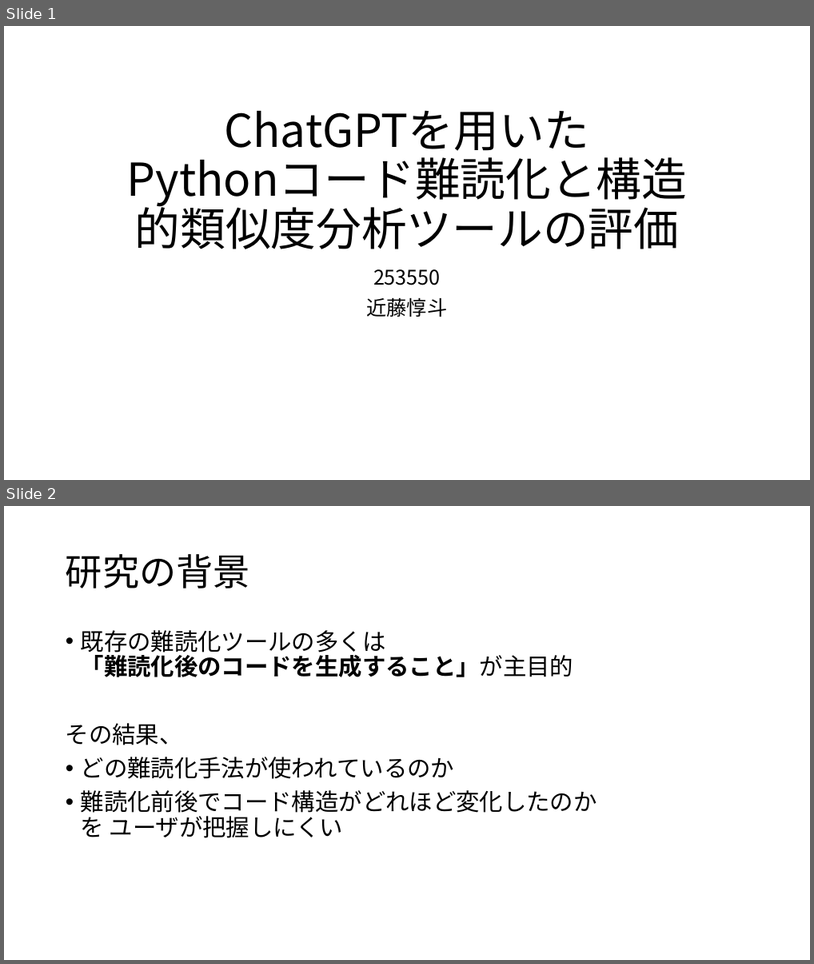
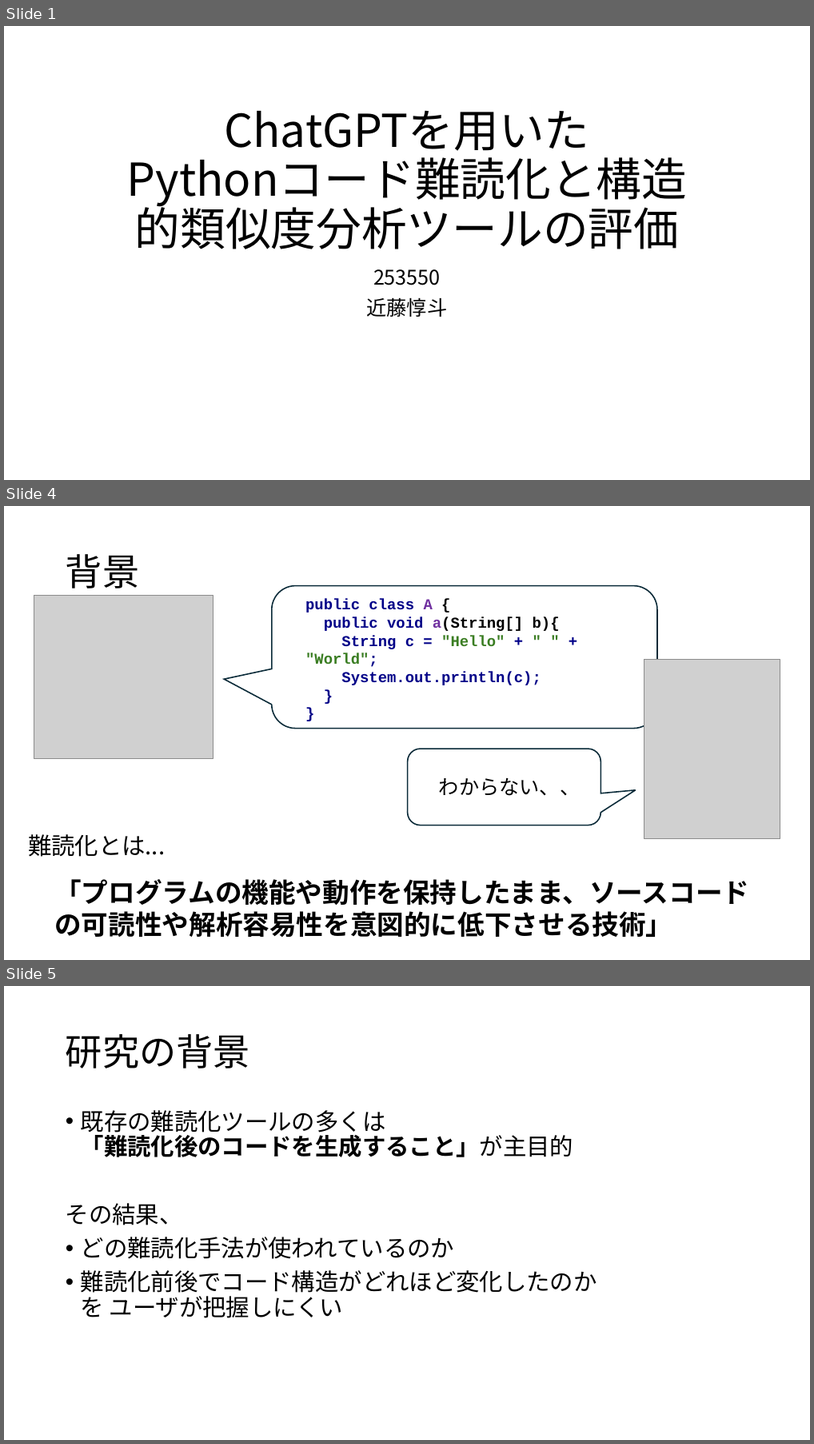
Before and after one commit to tamadalab/2025bthesis_kondo, a slide deck: 卒研プレゼン.pptx. Shown one above the other, each under a label of ours: slides 1 and 2 before the commit, slides 1, 4 and 5 after it; the slides between them are not shown. The pictures are 814x964 and 814x1444 pixels, drawn with LibreOffice and Linux fonts; fonts in the diff are those of the drawing; grey boxes stand for pictures. Boxes give left, top, right and bottom in pixels: in the first picture for what was removed or moved away, otherwise in the second. Text is boxed around its words. In the diff, an @@ line names an element or a change of style, - is before the commit and + after.

```diff
--- a/卒研プレゼン.pptx
+++ b/卒研プレゼン.pptx
@@ slide 4 added at [4, 506, 810, 960], background #FFFFFF @@
@@ title added at [66, 554, 139, 588], 44 pt, text #000000 @@
+背景
@@ picture added at [34, 596, 214, 758] @@
@@ rounded speech box added at [272, 586, 658, 728], outline #092A39 1.5 pt @@
@@ text added at [306, 599, 560, 685], 18 pt, text #000088, bold @@
+public class A {
+public void a(String[] b){
+String c = "Hello" + " " + "World";
+System.out.println(c);
+}
+}
@@ picture added at [644, 659, 780, 838] @@
@@ rounded speech box added at [408, 748, 602, 825], outline #092A39 1.5 pt @@
@@ text added at [439, 778, 580, 796], 24 pt, text #000000 @@
+わからない、、
@@ text added at [28, 834, 165, 856], 28 pt, text #000000 @@
+難読化とは...
@@ text added at [54, 879, 750, 936], 32 pt, text #000000, bold @@
+「プログラムの機能や動作を保持したまま、ソースコード
+の可読性や解析容易性を意図的に低下させる技術」
@@ what was slide 2 is now slide 5 @@
```
Also in this commit, not shown: 5 slides changed, 6 other slides added, 3 slides removed, 1 other file.
